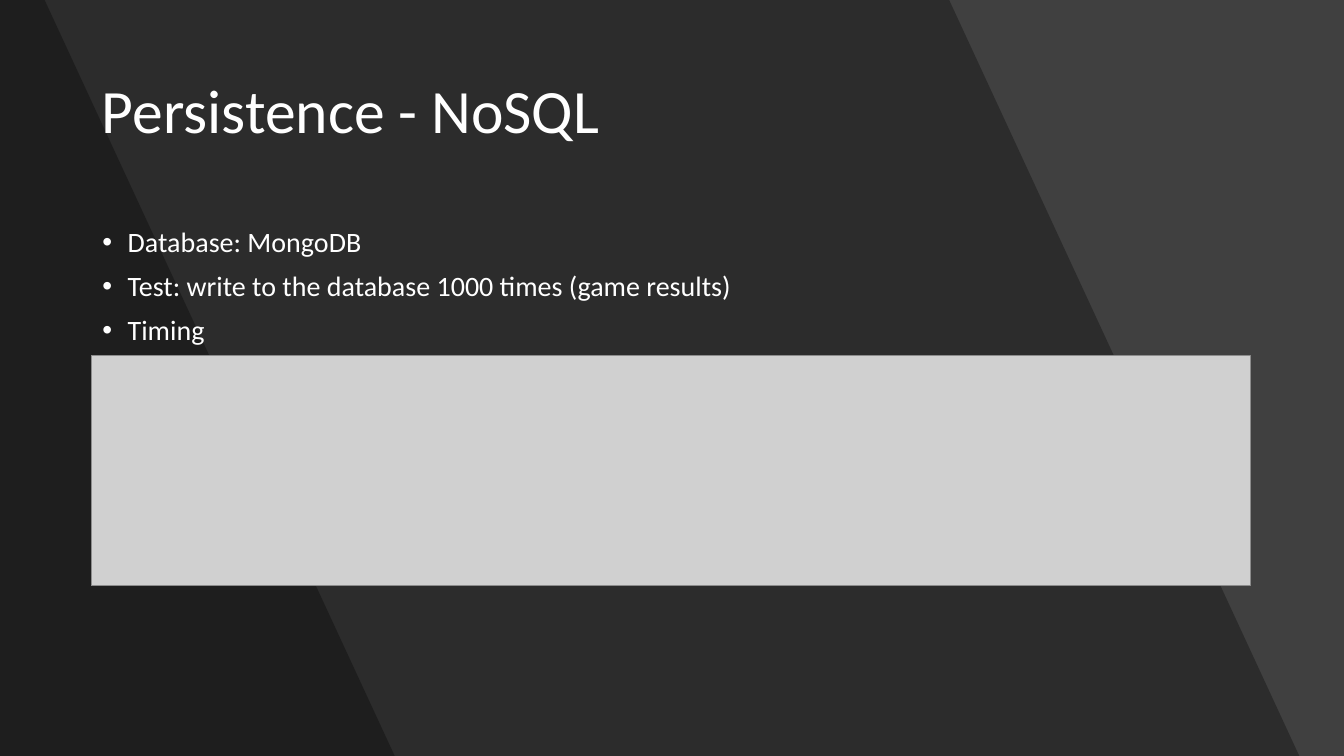
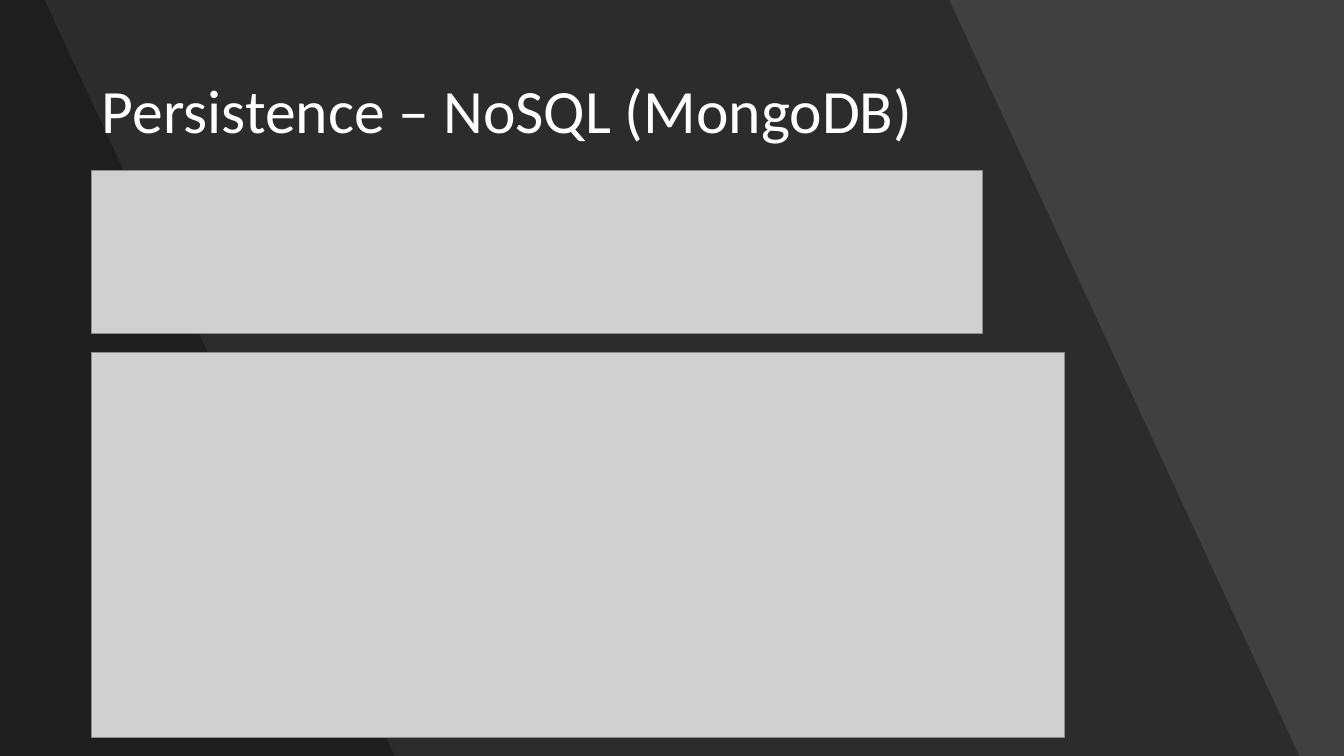
Before and after one commit to webbureaucrat/learn-duel, a slide deck: slide 14 of swar_learn_duel.pptx (slide 10 before the commit). Drawn at 1344x756 pixels with LibreOffice and Linux fonts; fonts in the diff are those of the drawing; grey boxes stand for pictures. Boxes give left, top, right and bottom in pixels: in the first picture for what was removed or moved away, otherwise in the second. Text is boxed around its words. In the diff, an @@ line names an element or a change of style, - is before the commit and + after.

```diff
--- a/swar_learn_duel.pptx
+++ b/swar_learn_duel.pptx
@@ title at <box>102,88,912,144</box>: text changed @@
-Persistence - NoSQL
+Persistence – NoSQL (MongoDB)
@@ picture added at <box>92,170,983,334</box> @@
@@ text removed at <box>128,232,730,345</box> @@
-• Database: MongoDB
-• Test: write to the database 1000 times (game results)
-• Timing
@@ picture: place and size @@
-picture at <box>92,356,1251,586</box>
+picture at <box>92,353,1065,738</box>
```
Also in this commit, not shown: 8 other slides changed, 11 slides added, 2 slides removed.
